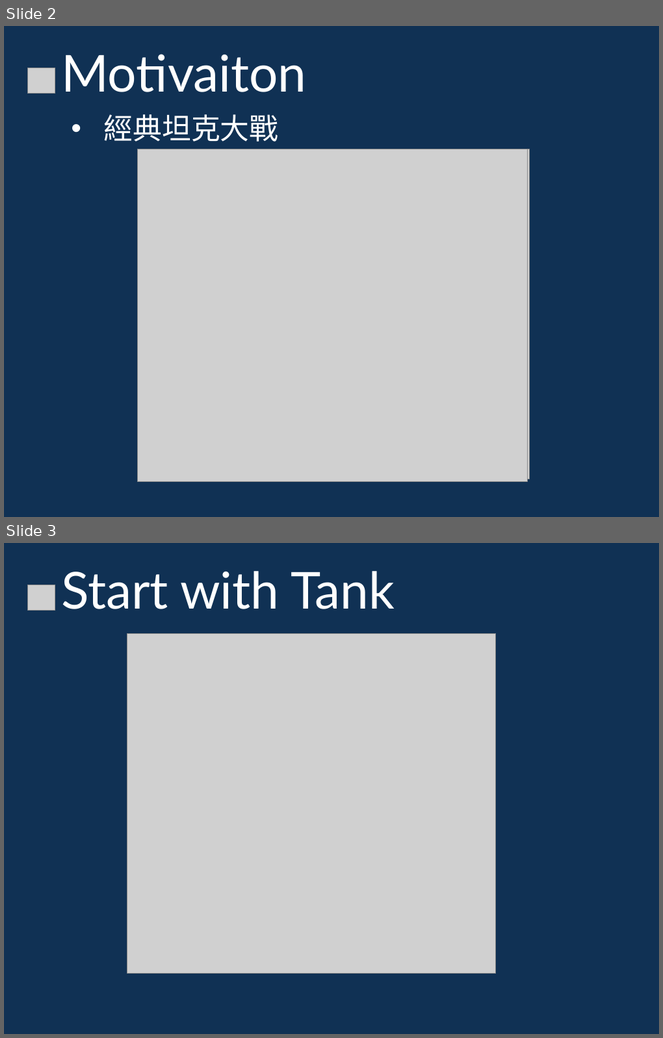
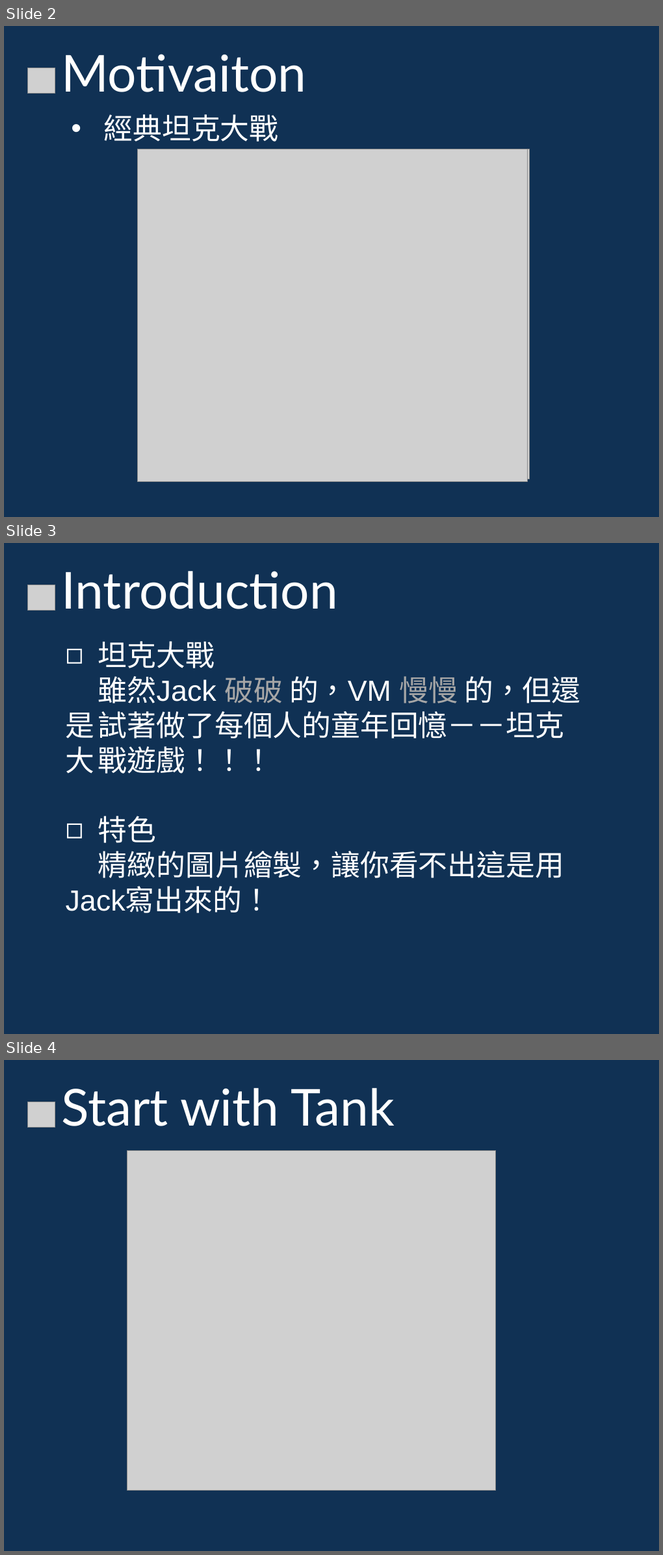
Before and after one commit to Tenyoku8478/The-Tank-War, a slide deck: Intro_CS_presentation.pptx. Shown one above the other, each under a label of ours: slides 2 and 3 before the commit, slides 2, 3 and 4 after it. The pictures are 663x1038 and 663x1555 pixels, drawn with LibreOffice and Linux fonts; fonts in the diff are those of the drawing; grey boxes stand for pictures; background and template pictures are left out. Boxes give left, top, right and bottom in pixels: in the first picture for what was removed or moved away, otherwise in the second. Text is boxed around its words. In the diff, an @@ line names an element or a change of style, - is before the commit and + after.

Commit message:
update ppt

```diff
--- a/Intro_CS_presentation.pptx
+++ b/Intro_CS_presentation.pptx
@@ slide 3 added at [4,543,659,1034], background picture (left out) @@
@@ text added at [61,571,338,609], 56 pt, text #FFFFFF @@
+Introduction
@@ picture added at [27,585,55,611] @@
@@ text added at [66,641,581,913], 32 pt, text #FFFFFF @@
+◻ 坦克大戰
+雖然Jack 破破 的，VM 慢慢 的，但還是 試著做了每個人的童年回憶－－坦克大 戰遊戲！！！
+◻ 特色
+精緻的圖片繪製，讓你看不出這是用 Jack寫出來的！
@@ what was slide 3 is now slide 4 @@
```
Also in this commit, not shown: 2 slides changed, 1 other slide added, 1 other file.
